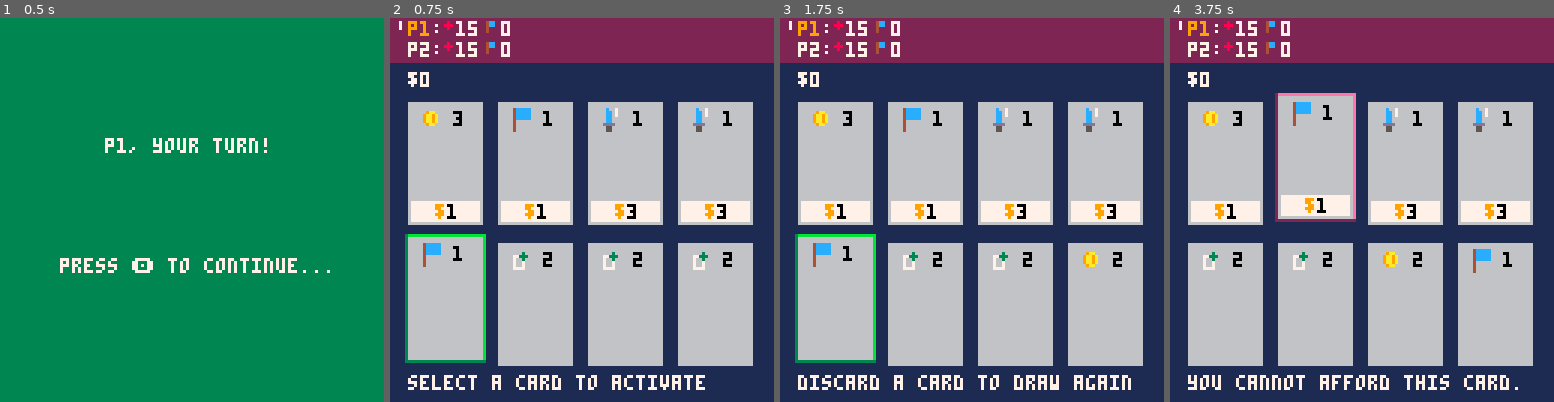
Above: before the commit, frames 1-4 (left to right).
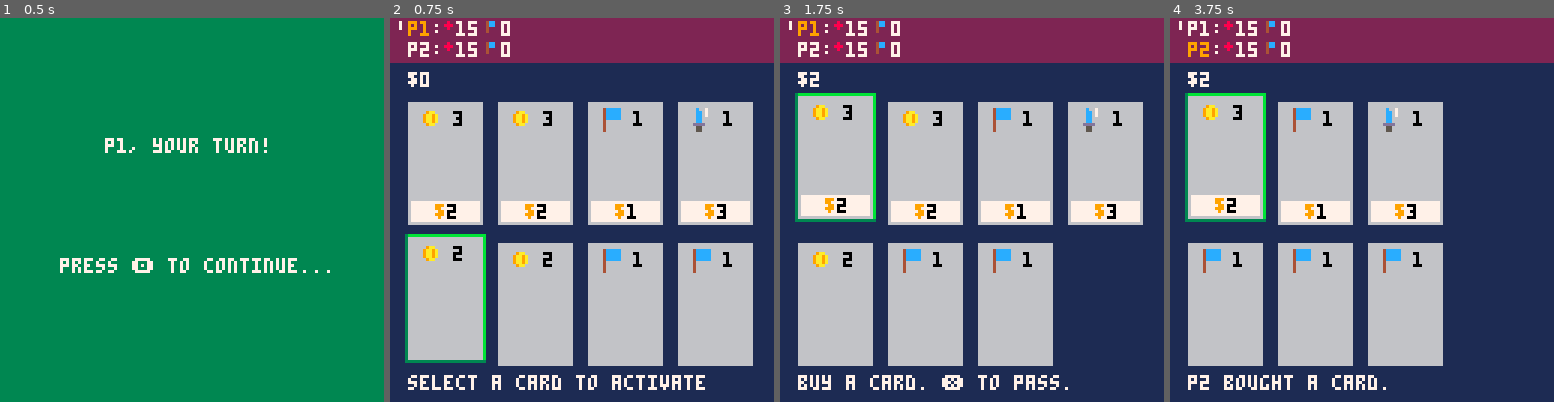
Above: after the commit, the same moments.

Repository: camden/minidom
Game: PICO-8 cartridge dom.p8
Same seed, same stepped clock (60 frames per second), same inputs: the game is played once before the commit and once after it.
Inputs:
- Up to frame 1 (0.5 s): tap X (X key) at 0.33 s
- Up to frame 2 (0.75 s): tap O (Z key) at 0.7 s
- Up to frame 3 (1.75 s): tap X (X key) at 1.07 s; hold Right from 1.6 s (still down); tap O (Z key) at 1.7 s
- Up to frame 4 (3.75 s): tap X (X key) at 1.85, 2.97 s; release Right at 2.1 s; tap O (Z key) every 0.4 s from 2.1 to 3.7 s; hold Right 2.47-3.03 s; hold Left 3.08-3.58 s

Frame 1 is identical in both runs. In frame 2, 1.5% of the frame differs, in the area x 8-90%, y 23-67%; in frame 3, 12%; in frame 4, 19%, in the area x 3-95%, y 0-97%.

Commit message:
balanced decks a bit

Diff:
--- a/dom.p8
+++ b/dom.p8
@@ -467,10 +467,10 @@
   local attack_one_fx = make_effect(effect_types.attack_one, 1)
   local cards_fx = make_effect(effect_types.draw_cards, 2)
 
-  add_cards(make_card(1, gold_fx), 1, player)
+  add_cards(make_card(2, gold_fx), 2, player)
   add_cards(make_card(1, points_fx), 1, player)
   add_cards(make_card(3, attack_one_fx), 2, player)
-  add_cards(make_card(2, cards_fx), 3, player)
+  add_cards(make_card(2, cards_fx), 2, player)
 end
 
 function initialize_player_deck(player)
@@ -479,10 +479,10 @@
   local attack_one_fx = make_effect(effect_types.attack_one, 1)
   local cards_fx = make_effect(effect_types.draw_cards, 2)
 
-  add_cards(make_card(1, gold_fx), 1, player)
-  add_cards(make_card(1, points_fx), 1, player)
+  add_cards(make_card(1, gold_fx), 3, player)
+  add_cards(make_card(1, points_fx), 3, player)
   add_cards(make_card(3, attack_one_fx), 0, player)
-  add_cards(make_card(2, cards_fx), 3, player)
+  add_cards(make_card(2, cards_fx), 0, player)
 end
 
 function add_cards(card, amount, player)
